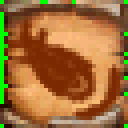
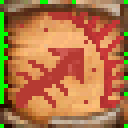
Layered file, before and after one edit (128×128). Changes by layer:
renamed "snillocs major missile" to "majormissilev2.png", painted on it over [4, 12, 124, 124]
hid "Spell-B BGND" over [4, 12, 124, 124]
hid "Spell-C BGND" over [4, 12, 124, 124]
